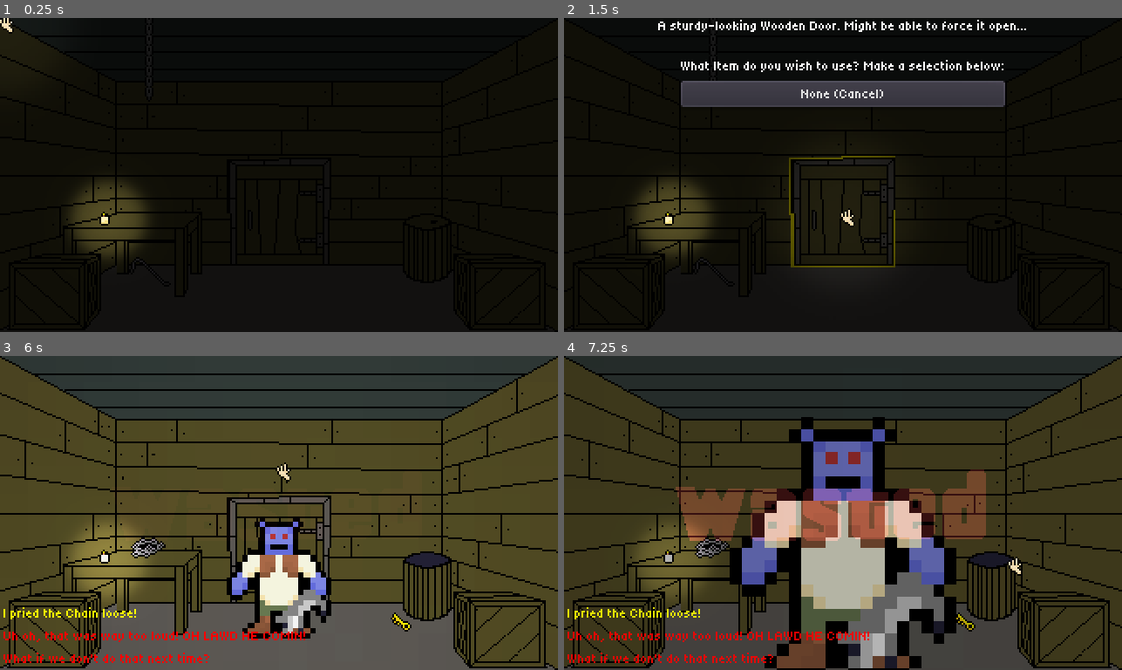
Above: before the commit, frames 1-4 (two rows, left to right).
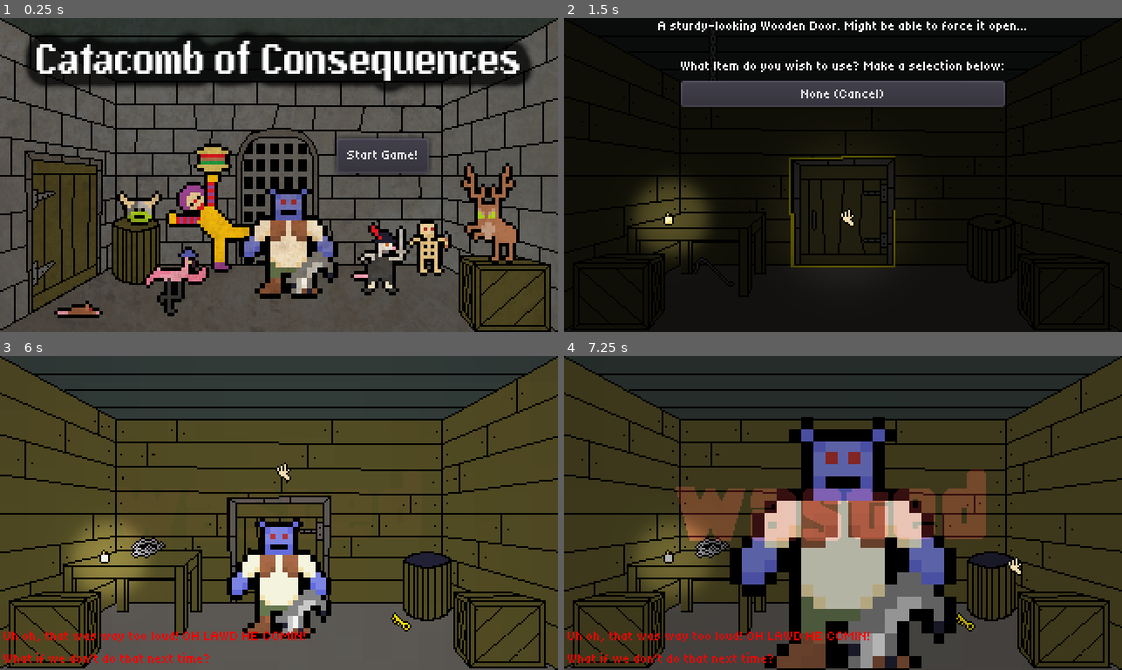
Above: after the commit, the same moments.

Repository: axewizardbgg/godot-wild-jam-71
Game: Godot game, scene res://ui/TitleScreen.tscn
Same seed, same stepped clock (60 frames per second), same inputs: the game is played once before the commit and once after it. Before the commit the project starts from res://Main.tscn. Sound files missing from this copy of the repository are replaced by a short silence.
Inputs (mouse positions are in pixels of both pictures, inside the frame that each line leads up to):
- Up to frame 1 (0.25 s): no input
- Up to frame 2 (1.5 s): click (949, 156) at 0.5 s, where only the run after the commit has a clickable "Start Game!"; tap Enter at 1.25 s; move the mouse to (843, 212) at 1.27 s; click (843, 212) at 1.42 s
- Up to frame 3 (6 s): click "None (Cancel)" at 2 s; tap Space at 2.75, 5 s; move the mouse to (150, 610) at 2.77 s; click (150, 610) at 2.92 s; tap Enter at 3.5 s; move the mouse to (429, 585) at 3.52 s; click (429, 585) at 3.67 s; click "Crowbar" at 4.25 s; move the mouse to (150, 390) at 5.02 s; click (150, 390) at 5.17 s; click "Crowbar" at 5.75 s
- Up to frame 4 (7.25 s): move the mouse to (1010, 560) at 6.52 s; click (1010, 560) at 6.67 s

The runs differ from the first frame. In frame 1, 77% of the frame differs, in the area x 0-100%, y 0-100%; in frame 2, less than 0.1%; in frame 3, 0.2%; in frame 4, 0.2%.

Commit message:
Ready for submission

Diff:
--- a/Main.gd
+++ b/Main.gd
@@ -31,7 +31,6 @@
 
 
 func clearScene() -> void:
-	# TODO: This might need to be made less brittle later
 	# Delete only the Room
 	var rm: Node2D = get_node_or_null("Room")
 	if is_instance_valid(rm):
@@ -172,4 +171,13 @@
 	cursorUI.updateSprite()
 
 func credits() -> void:
-	pass # TODO
+	# Clear the scene first
+	# Iterate through every child
+	for c in get_children():
+		# Destroy instance
+		if is_instance_valid(c):
+			c.queue_free()
+	# Create the credits
+	var c: Node2D = load("res://rooms/Credits.tscn").instance()
+	# Add it to the scene
+	add_child(c)
--- a/autoloads/Events.gd
+++ b/autoloads/Events.gd
@@ -197,7 +197,7 @@
 	main.updateCursors()
 
 func _victory(main: Node2D) -> void:
-	main.clearScene()
+	main.credits()
 
 func updateHoverLabel(text: String, clear: bool, sceneTree: SceneTree) -> void:
 	# Get the main node from the scene tree
@@ -369,3 +369,161 @@
 	clearDesc(sceneTree)
 	# Pause everything else so we can't do stuff in it
 	sceneTree.paused = true
+
+func robbed(sceneTree: SceneTree) -> void:
+	# In this event we get robbed by PossumBoots
+	var room: Node2D = sceneTree.root.get_node("Main/Room")
+	var main: Node2D = sceneTree.root.get_node("Main")
+	# Hide the light from the cursor
+	main.cursor.hideLight()
+	# Play a message that something went wrong
+	addEntryToChatLog("You got robbed by the famous PossumBoots!", "fail")
+	var spr: Sprite = Sprite.new()
+	spr.texture = load("res://sprites/GWJ71PossumBoots.png")
+	# PossumBoots is actually kinda big lol
+	spr.scale = Vector2(3,3)
+	# Add a light to PossumBoots as well
+	var light: Light2D = Light2D.new()
+	light.texture = load("res://sprites/GWJ71_lightmask.png")
+	light.energy = 1
+	light.texture_scale = 5
+	spr.add_child(light)
+	# Add to scene
+	room.add_child(spr)
+	# Set position
+	spr.global_position = Vector2(160,130)
+	# Play his sound
+	AudioManager.playSound("res://sounds/possumbootsclick.ogg")
+	# Create the sprite for our WASTED screen
+	var spr2: Sprite = Sprite.new()
+	spr2.texture = load("res://sprites/GWJ71_wasted.png")
+	# Start it out as transparent
+	spr2.modulate.a = 0
+	# Add it to the scene
+	room.add_child(spr2)
+	spr2.global_position = Vector2(160,90)
+	# Set up a Tween to make our endgame effect
+	var tween: Tween = Tween.new()
+	# Let's interpolate the size of Shrank
+	tween.interpolate_property(
+		spr,
+		"scale",
+		Vector2(3,3),
+		Vector2(8,8),
+		3,
+		Tween.TRANS_BOUNCE,
+		Tween.EASE_OUT
+	)
+	# We need to interpolate his position too to make it go to the center of the screen.
+	tween.interpolate_property(
+		spr,
+		"global_position",
+		spr.global_position,
+		Vector2(160, 90),
+		3,
+		Tween.TRANS_LINEAR,
+		Tween.EASE_OUT
+	)
+	# Let's interpolate the alpha of the end screen
+	tween.interpolate_property(
+		spr2,
+		"modulate",
+		Color(1,1,1,0),
+		Color(1,1,1,1),
+		5,
+		Tween.TRANS_LINEAR,
+		Tween.EASE_IN
+	)
+	# Add it to the room
+	room.add_child(tween)
+	# Start the tween
+	tween.start()
+	# Connect the signal
+	tween.connect("tween_all_completed", self, "_reset", [main])
+	# Ensure our stuff can't be paused
+	spr.pause_mode = Node.PAUSE_MODE_PROCESS
+	spr2.pause_mode = Node.PAUSE_MODE_PROCESS
+	tween.pause_mode = Node.PAUSE_MODE_PROCESS
+	# Clear the descrption
+	clearDesc(sceneTree)
+	# Pause everything else so we can't do stuff in it
+	sceneTree.paused = true
+
+func squeaked(sceneTree: SceneTree) -> void:
+	# In this event you die from dissin' Terry
+	var room: Node2D = sceneTree.root.get_node("Main/Room")
+	var main: Node2D = sceneTree.root.get_node("Main")
+	# Hide the light from the cursor
+	main.cursor.hideLight()
+	# Play a message that something went wrong
+	addEntryToChatLog("You died of dissin' Terry! lol noob", "fail")
+	var spr: Sprite = Sprite.new()
+	spr.texture = load("res://sprites/GWJ71Rat.png")
+	# PossumBoots is actually kinda big lol
+	spr.scale = Vector2(3,3)
+	# Add a light to PossumBoots as well
+	var light: Light2D = Light2D.new()
+	light.texture = load("res://sprites/GWJ71_lightmask.png")
+	light.energy = 1
+	light.texture_scale = 5
+	spr.add_child(light)
+	# Add to scene
+	room.add_child(spr)
+	# Set position
+	spr.global_position = Vector2(160,130)
+	# Play his sound
+	AudioManager.playSound("res://sounds/ratattack.ogg")
+	# Create the sprite for our WASTED screen
+	var spr2: Sprite = Sprite.new()
+	spr2.texture = load("res://sprites/GWJ71_wasted.png")
+	# Start it out as transparent
+	spr2.modulate.a = 0
+	# Add it to the scene
+	room.add_child(spr2)
+	spr2.global_position = Vector2(160,90)
+	# Set up a Tween to make our endgame effect
+	var tween: Tween = Tween.new()
+	# Let's interpolate the size of Shrank
+	tween.interpolate_property(
+		spr,
+		"scale",
+		Vector2(3,3),
+		Vector2(20,20),
+		3,
+		Tween.TRANS_BOUNCE,
+		Tween.EASE_OUT
+	)
+	# We need to interpolate his position too to make it go to the center of the screen.
+	tween.interpolate_property(
+		spr,
+		"global_position",
+		spr.global_position,
+		Vector2(160, 90),
+		3,
+		Tween.TRANS_LINEAR,
+		Tween.EASE_OUT
+	)
+	# Let's interpolate the alpha of the end screen
+	tween.interpolate_property(
+		spr2,
+		"modulate",
+		Color(1,1,1,0),
+		Color(1,1,1,1),
+		5,
+		Tween.TRANS_LINEAR,
+		Tween.EASE_IN
+	)
+	# Add it to the room
+	room.add_child(tween)
+	# Start the tween
+	tween.start()
+	# Connect the signal
+	tween.connect("tween_all_completed", self, "_reset", [main])
+	# Ensure our stuff can't be paused
+	spr.pause_mode = Node.PAUSE_MODE_PROCESS
+	spr2.pause_mode = Node.PAUSE_MODE_PROCESS
+	tween.pause_mode = Node.PAUSE_MODE_PROCESS
+	# Clear the descrption
+	clearDesc(sceneTree)
+	# Pause everything else so we can't do stuff in it
+	sceneTree.paused = true
--- a/autoloads/GameState.gd
+++ b/autoloads/GameState.gd
@@ -133,7 +133,10 @@
 				},
 			],
 			"items": [
-
+				{
+					"scenePath": "res://items/ItemBroom.tscn",
+					"globalPos": Vector2(80,138),
+				}
 			],
 			"interactables": [
 				{
@@ -208,6 +211,10 @@
 				{
 					"scenePath": "res://interactables/BarrelWater.tscn",
 					"globalPos": Vector2(180,134),
+				},
+				{
+					"scenePath": "res://interactables/Rat.tscn",
+					"globalPos": Vector2(100,170),
 				}
 			],
 		},
@@ -293,11 +300,11 @@
 			"interactables": [
 				{
 					"scenePath": "res://interactables/SlimeBoi.tscn",
-					"globalPos": Vector2(50, 145),
+					"globalPos": Vector2(65, 125),
 				},
 				{
 					"scenePath": "res://interactables/Anvil.tscn",
-					"globalPos": Vector2(45, 165),
+					"globalPos": Vector2(60, 145),
 				},
 				{
 					"scenePath": "res://interactables/Gears.tscn",
--- a/classes/Item.gd
+++ b/classes/Item.gd
@@ -66,6 +66,11 @@
 				# We have a match, make sure we're open
 				GameState.current.rooms[GameState.current.currentRoom].items.remove(i)
 				break
+		# We didn't trigger an event did we?
+		if sprPath == "res://sprites/GWJ71pileofgold.png":
+			# WE GOT ROBBED!
+			Events.robbed(get_tree())
+			return
 		# Did we get an item that affects our cursor? Update cursors just to be safe
 		get_tree().root.get_node("Main").updateCursors()
 		# We need to remove ourselves from the room state so we're not re-added
--- /dev/null
+++ b/interactables/Rat.gd
@@ -0,0 +1,45 @@
+extends Node2D
+
+
+# When a player clicks on us, we display a menu, let's just preload it
+var menuScene: PackedScene = preload("res://ui/ItemSelection.tscn")
+# We'll need to keep track of some references
+var interactable: Interactable
+# We only want to play their sound once
+var sndPlayed: bool = false
+var line: int = 0
+
+# Dialogue lines
+var lines: Array = [
+	"Squeak. *it shies away*",
+	"Squeaker Squeak. *it bares its teeth, looks angry!*",
+	"SQUEEEEAK *it attacks your face*"
+]
+
+# Called when the node enters the scene tree for the first time.
+func _ready() -> void:
+	# Create our Interactable stuff
+	interactable = load("res://classes/Interactable.tscn").instance()
+	# Set it's variables
+	interactable.sprPath = "res://sprites/GWJ71Rat.png"
+	interactable.desc = "OMG a Rat! I'll name him Terry."
+	# Add it as child
+	add_child(interactable)
+	interactable.scale = Vector2(2,2)
+	# Connect signals
+	interactable.connect("interactableClicked", self, "_clicked")
+
+# Signal connector functions
+func _clicked() -> void:
+	# Do we need to play our sound?
+	if !sndPlayed:
+		AudioManager.playSound("res://sounds/ratclick.ogg")
+		sndPlayed = true
+	# We put a line in the chatlog
+	Events.addEntryToChatLog("Terry: "+lines[line], "dialogue")
+	# Increment the line
+	line += 1
+	# Was that our last line?
+	if line > lines.size()-1:
+		# It was, game over!
+		Events.squeaked(get_tree())
--- /dev/null
+++ b/interactables/Rat.tscn
@@ -0,0 +1,6 @@
+[gd_scene load_steps=2 format=2]
+
+[ext_resource path="res://interactables/Rat.gd" type="Script" id=1]
+
+[node name="Rat" type="Node2D"]
+script = ExtResource( 1 )
--- a/project.godot
+++ b/project.godot
@@ -27,7 +27,7 @@
 [application]
 
 config/name="GodotWildjam71"
-run/main_scene="res://Main.tscn"
+run/main_scene="res://ui/TitleScreen.tscn"
 config/icon="res://icon.png"
 
 [autoload]
--- a/rooms/Credits.gd
+++ b/rooms/Credits.gd
@@ -2,14 +2,29 @@
 
 
 # Declare member variables here. Examples:
-var scrollSpeed: float = 80 # Pixels per second
+var scrollSpeed: float = 10 # Pixels per second
+var currPos: float = 0
 
 
 # Called when the node enters the scene tree for the first time.
-func _ready():
-	pass # Replace with function body.
+func _ready() -> void:
+	AudioManager.playSound("res://sounds/bahyougotit.ogg")
+	# Create our cursor
+	var cursorScene: PackedScene = preload("res://MouseCursor.tscn")
+	var cursor: Node2D = cursorScene.instance()
+	# Add it to the tree
+	add_child(cursor)
 
 
 # Called every frame. 'delta' is the elapsed time since the previous frame.
-#func _process(delta):
-#	pass
+func _process(delta: float) -> void:
+	currPos -= (scrollSpeed * delta)
+	$Move.global_position.y = currPos
+	if $Move.global_position.y <= -850:
+		# Close the game!
+		get_tree().quit()
+
+
+func _on_Button_pressed():
+	# Close the game!
+	get_tree().quit()
--- a/rooms/Credits.tscn
+++ b/rooms/Credits.tscn
@@ -1,19 +1,34 @@
-[gd_scene load_steps=3 format=2]
+[gd_scene load_steps=4 format=2]
 
 [ext_resource path="res://rooms/Credits.gd" type="Script" id=1]
 [ext_resource path="res://themes/smallText.tres" type="Theme" id=2]
+[ext_resource path="res://sprites/GWJ71_320x180_TitleScreenFinal.png" type="Texture" id=3]
 
 [node name="Credits" type="Node2D"]
 script = ExtResource( 1 )
 
-[node name="Label" type="Label" parent="."]
+[node name="Sprite" type="Sprite" parent="."]
+modulate = Color( 0.137255, 0.137255, 0.137255, 1 )
+texture = ExtResource( 3 )
+centered = false
+
+[node name="Move" type="Node2D" parent="."]
+
+[node name="Label" type="Label" parent="Move"]
 anchor_left = 0.5
 anchor_right = 0.5
-margin_left = -83.5
-margin_right = 83.5
-margin_bottom = 31.0
+margin_left = 31.0
+margin_top = 82.0
+margin_right = 291.0
+margin_bottom = 847.0
 theme = ExtResource( 2 )
 text = "Credits:
+
+
+
+
+
+
 
 -----------------------------------------------------------------
 
@@ -31,7 +46,9 @@
 
 Story: JokeMaster, Frug, AxeWizard
 
-Effects: AxeWizard
+Visual \"Effects\": AxeWizard
+
+Music: AxeWizard
 
 Development/Code: AxeWizard
 
@@ -41,8 +58,10 @@
 OS: Linux Mint v21.3
 Engine: Godot v3.5.3
 Art: Pixelorama v0.11.4
-Audio: Audacity v2.4.2
+DAW (Sound Effects): Audacity v2.4.2
 Font: Tiny5
+DAW (Music): Reaper v7.14
+Guitar: Solar v2.7C
 
 Things that were used for sound effects:
 Various Nerf Guns
@@ -65,9 +84,18 @@
 
 AxeWizard
 youtube.com/@axewizard
+(There wil be a DevLog video in a few days)
 
 You can find the source code here:
-github.com/axewizardbgg/godot-wild-jam-71
+https://github.com/axewizardbgg/godot-wild-jam-71  "
+align = 1
 
-"
-align = 1
+[node name="Button" type="Button" parent="."]
+margin_left = 293.0
+margin_top = 160.0
+margin_right = 320.0
+margin_bottom = 180.0
+theme = ExtResource( 2 )
+text = "Skip"
+
+[connection signal="pressed" from="Button" to="." method="_on_Button_pressed"]
--- a/ui/ChatLog.gd
+++ b/ui/ChatLog.gd
@@ -4,11 +4,11 @@
 # We need to manage a reference to where we add stuff to
 onready var chat: VBoxContainer = $MC/VBC
 var colorEvent: Color = Color.yellow
-var colorDialogue: Color = Color.limegreen
+var colorDialogue: Color = Color.lime
 var colorFail: Color = Color.red
 
 # I only want a few entries at a time
-var maxEntries: int = 3
+var maxEntries: int = 2
 var entries: Array = []
 
 # Add a new entry into the chatlog
--- /dev/null
+++ b/ui/TitleScreen.gd
@@ -0,0 +1,7 @@
+extends Node2D
+
+
+func _on_Button_pressed():
+	var main: Node2D = load("res://Main.tscn").instance()
+	get_tree().root.add_child(main)
+	queue_free()
--- /dev/null
+++ b/ui/TitleScreen.tscn
@@ -0,0 +1,28 @@
+[gd_scene load_steps=5 format=2]
+
+[ext_resource path="res://themes/smallText.tres" type="Theme" id=1]
+[ext_resource path="res://ui/TitleScreen.gd" type="Script" id=2]
+[ext_resource path="res://sprites/GWJ71_320x180_TitleScreenFinal.png" type="Texture" id=3]
+[ext_resource path="res://sounds/titlesound.ogg" type="AudioStream" id=4]
+
+[node name="TitleScreen" type="Node2D"]
+script = ExtResource( 2 )
+
+[node name="TextureRect" type="TextureRect" parent="."]
+margin_right = 40.0
+margin_bottom = 40.0
+texture = ExtResource( 3 )
+
+[node name="Button" type="Button" parent="."]
+margin_left = 193.0
+margin_top = 69.0
+margin_right = 246.0
+margin_bottom = 89.0
+theme = ExtResource( 1 )
+text = "Start Game!"
+
+[node name="AudioStreamPlayer" type="AudioStreamPlayer" parent="."]
+stream = ExtResource( 4 )
+autoplay = true
+
+[connection signal="pressed" from="Button" to="." method="_on_Button_pressed"]
Not shown, added: sounds/ratattack.ogg.import
Not shown, added: sounds/titlesound.ogg.import
Binary file changed: sprites/GWJ71_320x180_Outside.png
Binary file added: sprites/GWJ71_320x180_TitleScreenFinal.png
Not shown, added: sprites/GWJ71_320x180_TitleScreenFinal.png.import
Binary file added: sprites/GWJ71_320x180_TitleScreenRaw.png
Not shown, added: sprites/GWJ71_320x180_TitleScreenRaw.png.import
Not shown, added: sounds/ratattack.ogg
Not shown, added: sounds/titlesound.ogg
